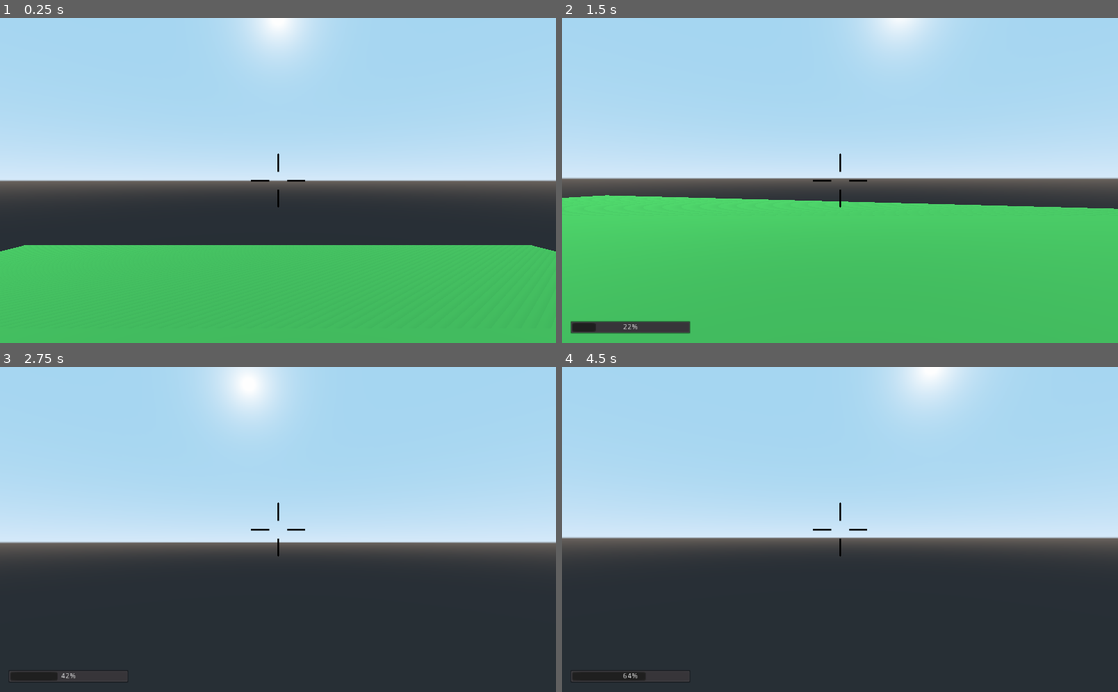
Above: before the commit, frames 1-4 (two rows, left to right).
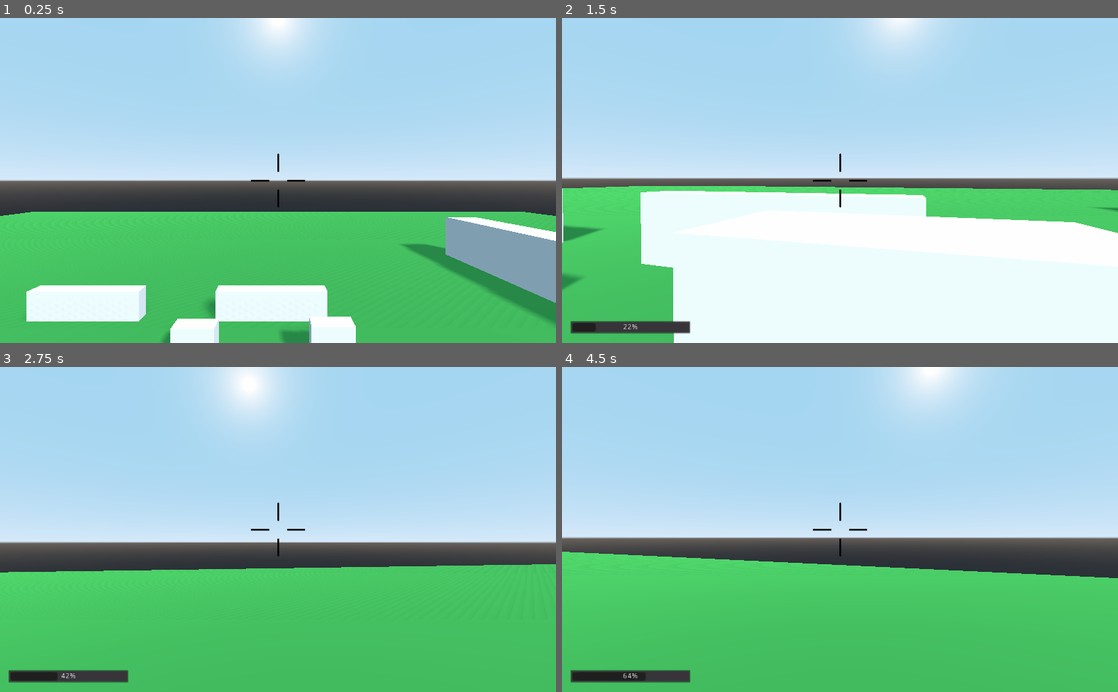
Above: after the commit, the same moments.

Repository: camgrodgers/senior-fps
Game: Godot game, scene res://Main.tscn
Same seed, same stepped clock (60 frames per second), same inputs: the game is played once before the commit and once after it.
Inputs (mouse positions are in pixels of both pictures, inside the frame that each line leads up to):
- Up to frame 1 (0.25 s): no input
- Up to frame 2 (1.5 s): move the mouse to (867, 180) at 0.52 s; hold K (danger_test) 0.53-1.28 s; hold Up (move_forward) from 0.53 s (still down); tap Space (jump) at 0.77 s; move the mouse to (812, 180) at 1.27 s; click (812, 180) at 1.35 s
- Up to frame 3 (2.75 s): keep holding Up (move_forward); tap Space (jump) at 1.52 s; move the mouse to (289, 523) at 2.02 s; hold K (danger_test) from 2.03 s (still down)
- Up to frame 4 (4.5 s): keep holding Up (move_forward); move the mouse to (834, 536) at 2.77 s; release K (danger_test) at 2.78 s; click (834, 536) at 2.85 s; tap Space (jump) at 3.02, 3.77 s; move the mouse to (878, 532) at 3.52 s; hold K (danger_test) 3.53-4.28 s; move the mouse to (795, 526) at 4.27 s; click (795, 526) at 4.35 s

The runs differ from the first frame. In frame 1, 20% of the frame differs, in the area x 0-100%, y 59-100%; in frame 2, 39%, in the area x 0-100%, y 51-100%; in frame 3, 37%; in frame 4, 38%.

Commit message:
fixed vertical enemy rotation, added more test level details

Diff:
--- a/Enemies/Enemy.gd
+++ b/Enemies/Enemy.gd
@@ -66,10 +66,8 @@
 	if collider != target:
 		return
 
-	var lookattrans = target.translation
-	# How to prevent tilting
-	lookattrans.y  = translation.y
-	look_at(lookattrans, Vector3(0,1,0))
+	look_at(target.translation, Vector3(0,1,0))
+	rotation_degrees.x = 0
 	endanger_player(delta)
 
 func endanger_player(delta):
--- a/Levels/TestLevel.tscn
+++ b/Levels/TestLevel.tscn
@@ -45,11 +45,11 @@
 use_collision = true
 
 [node name="Floor" type="CSGBox" parent="NavigationMeshInstance/CSGCombiner"]
-width = 100.0
-depth = 100.0
+width = 200.0
+depth = 200.0
 material = SubResource( 2 )
 
-[node name="Pillars" type="Spatial" parent="NavigationMeshInstance/CSGCombiner"]
+[node name="Pillars" type="CSGCombiner" parent="NavigationMeshInstance/CSGCombiner"]
 
 [node name="CSGCylinder" type="CSGCylinder" parent="NavigationMeshInstance/CSGCombiner/Pillars"]
 transform = Transform( 1, 0, 0, 0, 1, 0, 0, 0, 1, 0, 5, 0 )
@@ -81,11 +81,66 @@
 use_collision = true
 height = 10.0
 
-[node name="Wall" type="CSGBox" parent="NavigationMeshInstance/CSGCombiner"]
+[node name="Walls" type="CSGCombiner" parent="NavigationMeshInstance/CSGCombiner"]
+
+[node name="Wall" type="CSGBox" parent="NavigationMeshInstance/CSGCombiner/Walls"]
 transform = Transform( 1, 0, 0, 0, 1, 0, 0, 0, 1, 0, 2.47592, 23.1772 )
 width = 20.2797
 height = 10.0023
 depth = 1.67278
+
+[node name="Wall2" type="CSGBox" parent="NavigationMeshInstance/CSGCombiner/Walls"]
+transform = Transform( -4.37114e-08, 0, 1, 0, 1, 0, -1, 0, -4.37114e-08, 31.4437, 2.47592, -10.6362 )
+width = 67.5523
+height = 10.0023
+depth = 4.95087
+
+[node name="CSGBox" type="CSGBox" parent="NavigationMeshInstance/CSGCombiner/Walls"]
+transform = Transform( 1, 0, 0, 0, 0.865702, -0.500559, 0, 0.500559, 0.865702, 31.479, 2.92863, 29.0299 )
+width = 4.91803
+depth = 14.8888
+
+[node name="CSGBox2" type="CSGBox" parent="NavigationMeshInstance/CSGCombiner/Walls"]
+transform = Transform( 1, 0, 0, 0, 1, 0, 0, 0, 1, 27.3901, 1.26255, 0 )
+width = 3.0
+height = 3.0
+depth = 3.0
+
+[node name="CSGBox3" type="CSGBox" parent="NavigationMeshInstance/CSGCombiner/Walls"]
+transform = Transform( 1, 0, 0, 0, 1, 0, 0, 0, 1, 27.3901, 4.02367, -4.53611 )
+width = 3.0
+height = 3.0
+depth = 3.0
+
+[node name="CSGBox4" type="CSGBox" parent="NavigationMeshInstance/CSGCombiner/Walls"]
+transform = Transform( 1, 0, 0, 0, 1, 0, 0, 0, 1, 27.3901, 5.96688, -10.1266 )
+width = 3.0
+height = 3.0
+depth = 3.0
+
+[node name="CSGBox5" type="CSGBox" parent="NavigationMeshInstance/CSGCombiner/Walls"]
+transform = Transform( 1, 0, 0, 0, 1, 0, 0, 0, 1, 3.78263, 2.36535, -20.5752 )
+width = 3.0
+height = 3.0
+depth = 1.18744
+
+[node name="CSGBox6" type="CSGBox" parent="NavigationMeshInstance/CSGCombiner/Walls"]
+transform = Transform( 1, 0, 0, 0, 1, 0, 0, 0, 1, -5.81225, 2.21347, -20.5752 )
+width = 3.0
+height = 3.0
+depth = 1.18744
+
+[node name="CSGBox7" type="CSGBox" parent="NavigationMeshInstance/CSGCombiner/Walls"]
+transform = Transform( 1, 0, 0, 0, 1, 0, 0, 0, 1, -0.599341, 2.21347, -25.8949 )
+width = 10.1769
+height = 3.0
+depth = 1.18744
+
+[node name="CSGBox8" type="CSGBox" parent="NavigationMeshInstance/CSGCombiner/Walls"]
+transform = Transform( 1, 0, 0, 0, 1, 0, 0, 0, 1, -17.6991, 2.21347, -25.8949 )
+width = 10.1769
+height = 3.0
+depth = 1.18744
 
 [node name="DirectionalLight" type="DirectionalLight" parent="."]
 transform = Transform( 0.818461, -0.361584, 0.446519, 0, 0.777146, 0.629321, -0.574563, -0.515074, 0.636063, 0, 17.0986, 0 )
